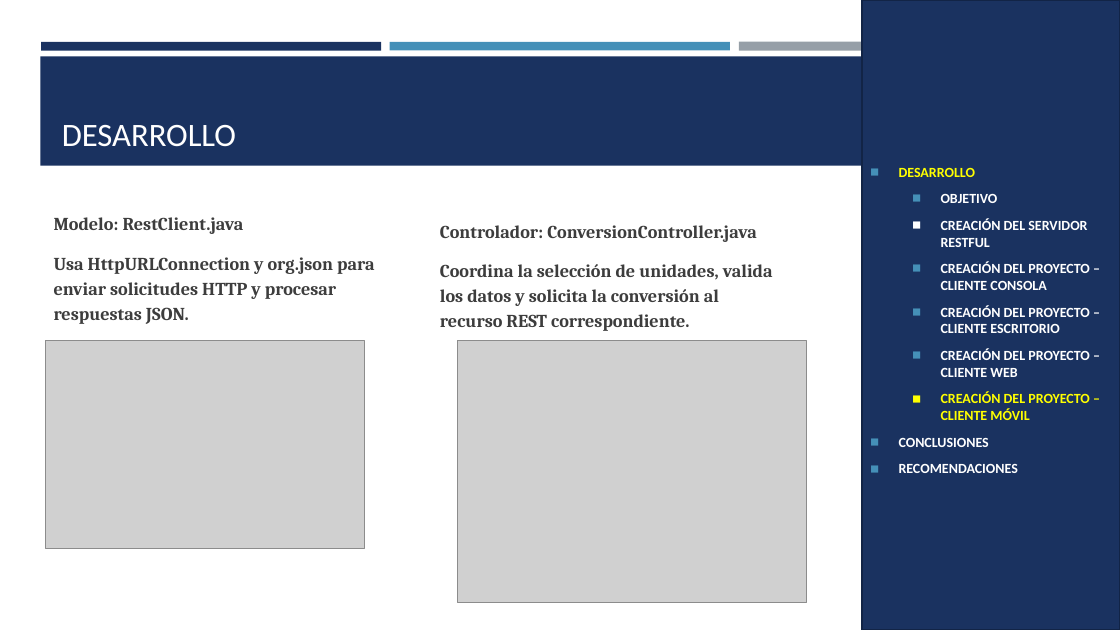
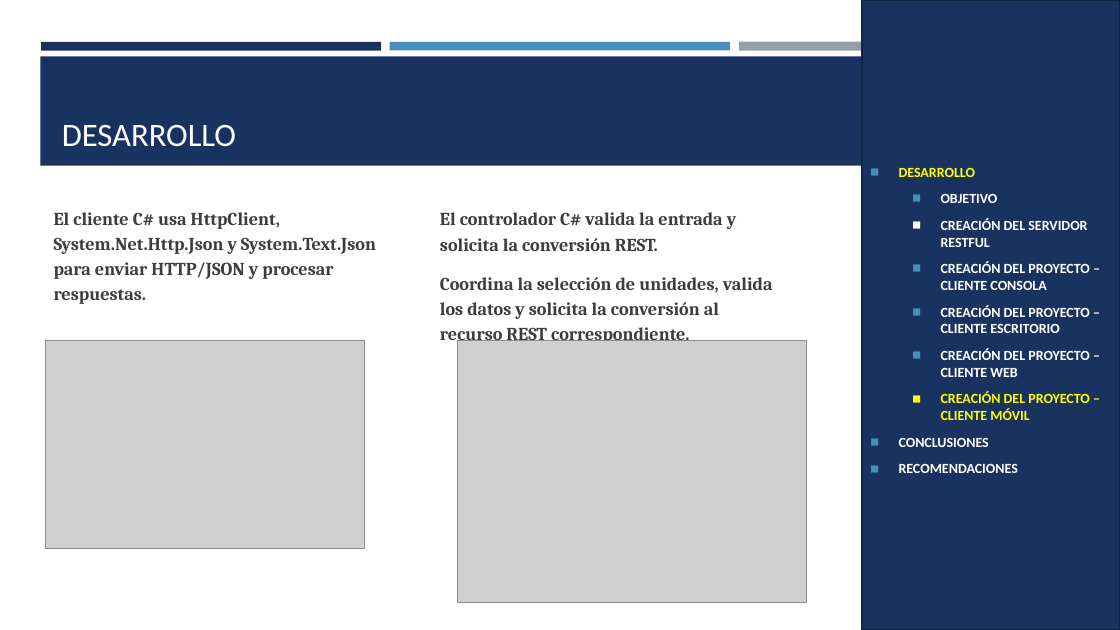
Before and after one commit to JulioViche/u1-sw-arch, a slide deck: slide 26 of TI.1.4. PAO202651_RESTFUL_DOTNET_SINBDD_NRC36884_GR09/05. DOCUMENTACION/CONVUNI_RESTFUL_DOTNET_GR09.pptx. Drawn at 1120x630 pixels with LibreOffice and Linux fonts; fonts in the diff are those of the drawing; grey boxes stand for pictures. Boxes give left, top, right and bottom in pixels: in the first picture for what was removed or moved away, otherwise in the second. Text is boxed around its words. In the diff, an @@ line names an element or a change of style, - is before the commit and + after.

```diff
--- a/TI.1.4. PAO202651_RESTFUL_DOTNET_SINBDD_NRC36884_GR09/05. DOCUMENTACION/CONVUNI_RESTFUL_DOTNET_GR09.pptx
+++ b/TI.1.4. PAO202651_RESTFUL_DOTNET_SINBDD_NRC36884_GR09/05. DOCUMENTACION/CONVUNI_RESTFUL_DOTNET_GR09.pptx
@@ text at [54, 212, 376, 304]: text changed @@
-Modelo: RestClient.java
-Usa HttpURLConnection y org.json para enviar solicitudes HTTP y procesar respuestas JSON.
+El cliente C# usa HttpClient, System.Net.Http.Json y System.Text.Json para enviar HTTP/JSON y procesar respuestas.
@@ text at [440, 212, 736, 251]: text changed @@
-Controlador: ConversionController.java
+El controlador C# valida la entrada y solicita la conversión REST.
```
Also in this commit, not shown: 13 other slides changed, 18 other files.
